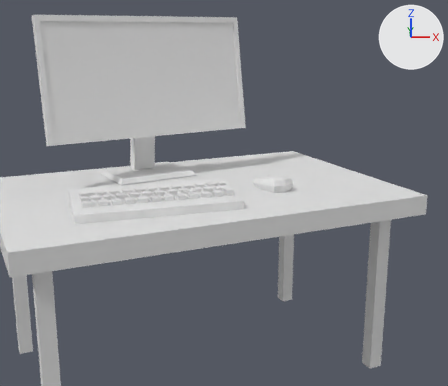
The Blender file blend_file/ore-gl.blend, before and after one commit.
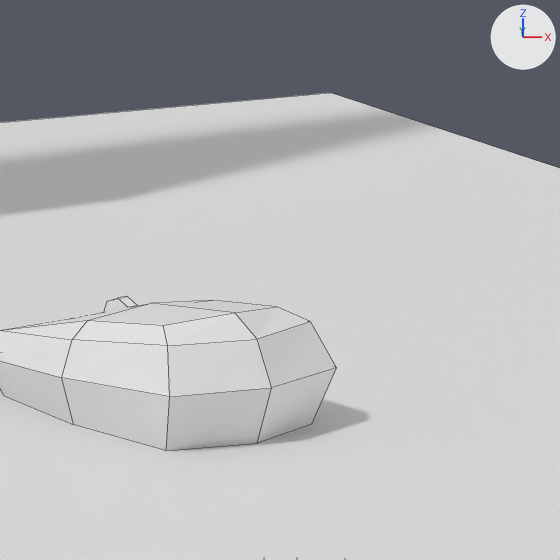
Each version appears first whole from a 50 mm lens placed at (-0.02, -2.828, 1.609), pointed at (0.065, -0.006, 0.876), and next in a close-up on the part from 57% to 71% of the width and 36% to 53% of the height. Lighting does not change. The marker at upper right points along +X, +Y and +Z. The close-ups show mesh edges as thin lines.

In view in the first close-up: 'mouse', 'table'.
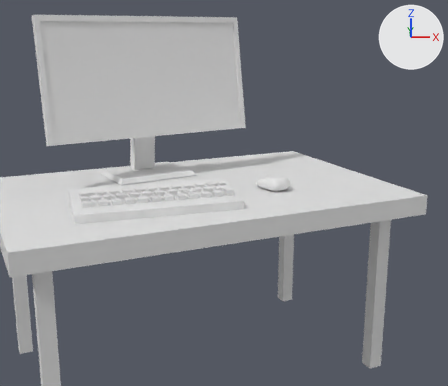
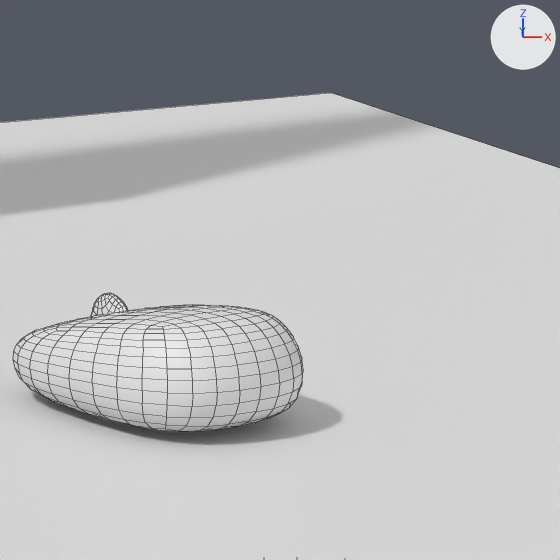
Boxes [x1, y1, x2, y2] around the edits, measured in the close-ups (560 x 560 px):
'mouse', shading changed, modifiers changed
    before: [0, 296, 337, 451]
    after: [13, 293, 303, 432]
part 1 of me_plane_004, shading changed
    before: [0, 300, 337, 451]
    after: [13, 305, 303, 432]

The edits, one by one:
me_plane_004 has 47 vertices, 40 faces and spans x -0.064..0.064, y -0.103..0.081, z 0.0..0.068.
me_plane_004 is used by ob_mouse; location (0.291, 0.004, 0.8945); rotation (0.0, 0.0, 0.572), in degrees (0, 0, 33).
me_plane_004 part 1: 30 of the faces centred in x -0.058..0.058, y -0.09..0.078, z 0.0..0.062 are now shaded smooth.
Object 'mouse' (ob_mouse) gains a SUBSURF modifier named 'Subsurf'.
Modifier setting: levels = 0.
